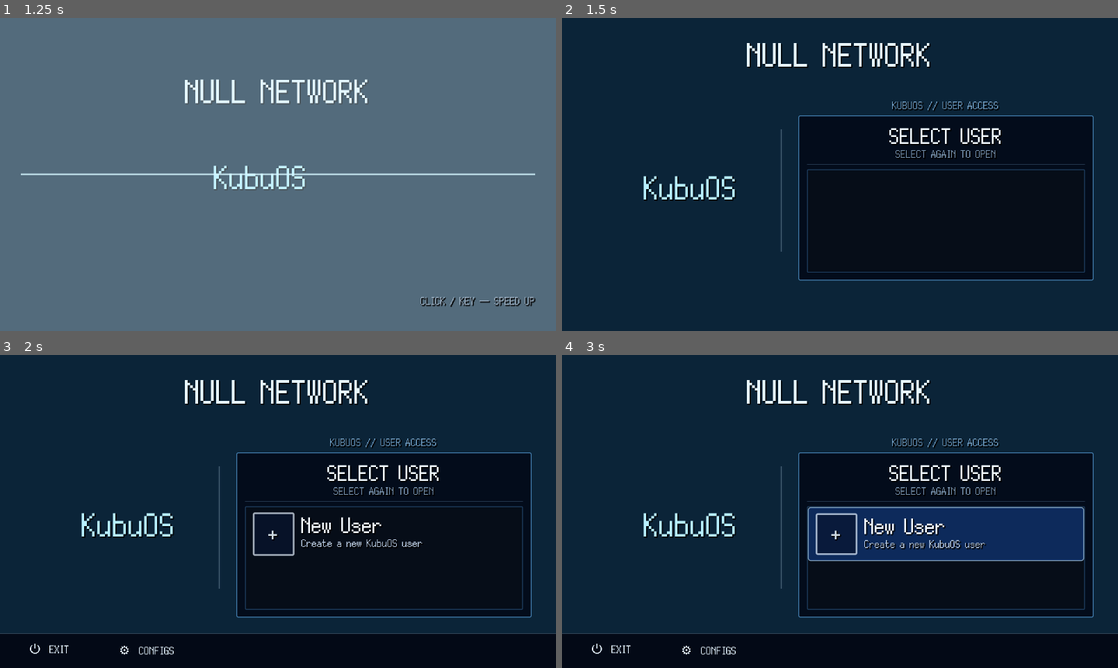
Above: before the commit, frames 1-4 (two rows, left to right).
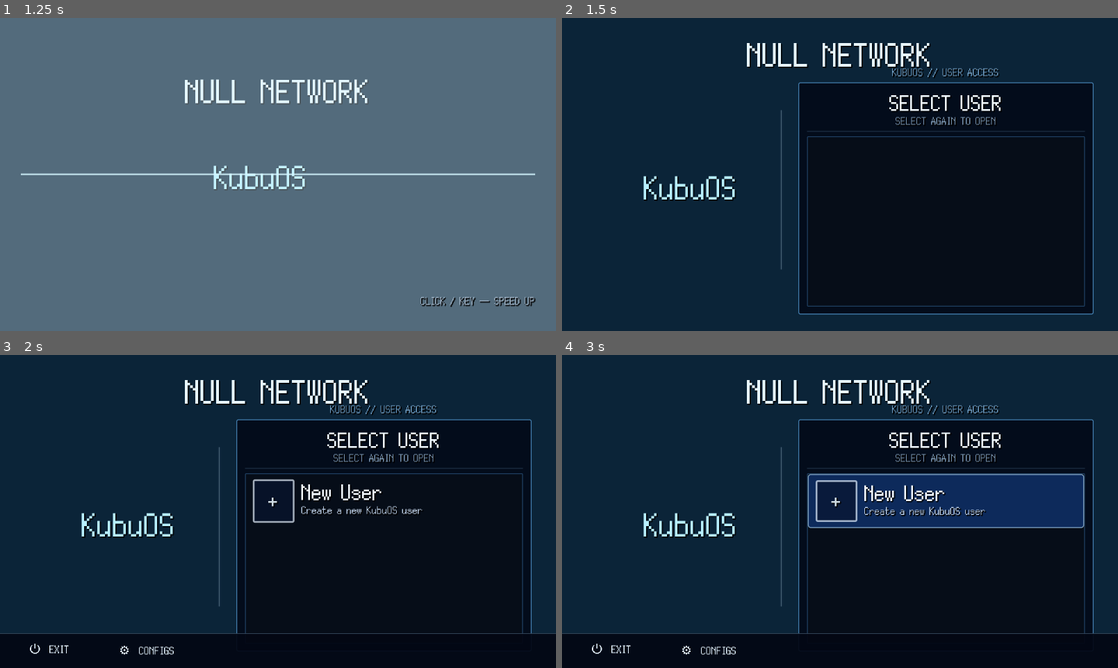
Above: after the commit, the same moments.

Repository: GYU-GAZE/NULL-NETWORK
Game: Godot game, scene res://core/bootstrap/bootstrap.tscn
The game is run twice, just before and just after one commit, with the same random seed, the same clock (stepped at 60 frames per second) and the same inputs. The engine's default icon, where the game draws it, is replaced by a stand-in: a white triangle on a blue panel in a dark square.
Inputs (mouse positions are in pixels of both pictures, inside the frame that each line leads up to; where the layout moved, square brackets give the same spot in the first picture):
- Up to frame 1 (1.25 s): tap Enter at 0.5 s; move the mouse to (400, 158) at 0.52 s; hold D (local_area_move_right) from 0.53 s (still down); tap E (local_area_interact) at 0.6 s; click (400, 158) at 0.67 s
- Up to frame 2 (1.5 s): release D (local_area_move_right) at 1.25 s; drag from (728, 190) to (812, 237) at 1.27 s
- Up to frame 3 (2 s): no input
- Up to frame 4 (3 s): move the mouse to (895, 442) at 2.02 s; hold D (local_area_move_right) 2.03-2.75 s; tap E (local_area_interact) at 2.1 s; click (945, 502) [945, 533] at 2.75 s

Frame 1 is identical in both runs. In frame 2, 13% of the frame differs, in the area x 39-96%, y 16-95%; in frame 3, 12%; in frame 4, 21%, in the area x 39-96%, y 16-89%.

Commit message:
Derive startup surface height from actual menu column

Diff:
--- a/systems/startup/startup_surface_host.gd
+++ b/systems/startup/startup_surface_host.gd
@@ -3,11 +3,10 @@
 
 ## Keeps the startup account surface compact at normal resolutions while still
 ## fitting the complete New User -> save mode flow when one mode is expanded.
-## On small canvases the host yields height to the viewport and ModeScroll owns
-## overflow instead of letting the entire login composition escape the screen.
+## On small canvases the host yields height to the actual menu column and
+## ModeScroll owns overflow instead of letting the login composition escape.
 
-@export_range(64.0, 320.0, 1.0) var minimum_surface_height: float = 100.0
-@export_range(0.0, 320.0, 1.0) var viewport_vertical_reserve: float = 170.0
+@export_range(48.0, 320.0, 1.0) var minimum_surface_height: float = 96.0
 @export_range(0.0, 24.0, 1.0) var fit_padding: float = 2.0
 
 @onready var mode_margin: MarginContainer = %ModeMargin
@@ -22,8 +21,9 @@
 
 
 func _ready() -> void:
-	if get_viewport() != null and not get_viewport().size_changed.is_connected(_queue_height_refresh):
-		get_viewport().size_changed.connect(_queue_height_refresh)
+	var column := get_parent() as Control
+	if column != null and not column.resized.is_connected(_queue_height_refresh):
+		column.resized.connect(_queue_height_refresh)
 	_queue_height_refresh()
 
 
@@ -81,9 +81,32 @@
 		return
 
 	var required_height := get_required_mode_surface_height()
-	var viewport_height := get_viewport_rect().size.y
-	var available_height := maxf(
+	var available_height := _get_available_column_height()
+	custom_minimum_size.y = minf(
+		required_height,
+		maxf(minimum_surface_height, available_height)
+	)
+
+
+func _get_available_column_height() -> float:
+	var column := get_parent() as VBoxContainer
+	if column == null or column.size.y <= 0.0:
+		return get_required_mode_surface_height()
+
+	var visible_sibling_height := 0.0
+	var visible_item_count := 1 # SurfaceHost itself.
+	for child: Node in column.get_children():
+		if child == self or child is not Control:
+			continue
+		var control := child as Control
+		if not control.visible:
+			continue
+		visible_sibling_height += control.get_combined_minimum_size().y
+		visible_item_count += 1
+
+	var separation := float(column.get_theme_constant("separation"))
+	var separation_height := separation * float(maxi(0, visible_item_count - 1))
+	return maxf(
 		minimum_surface_height,
-		floorf(viewport_height - viewport_vertical_reserve)
+		floorf(column.size.y - visible_sibling_height - separation_height)
 	)
-	custom_minimum_size.y = minf(required_height, available_height)
